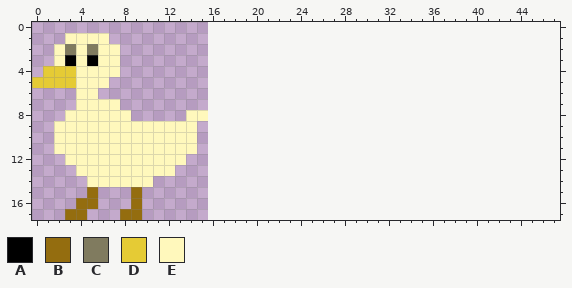
Pixel-art sprite -- client/duck.png. The picture above is the old version.
The file is 16x18 pixels. The old version is drawn lined up with the new one, on the new canvas.
Palette (. is transparent): A #000000  B #946d0f  C #807b5f  D #e5cb35  E #fff8bc
Pixels before, first column x 0:
 1 ...EEEE.........
 2 ..ECECEE........
 3 ..EAEAEE........
 4 .DDDEEEE........
 5 DDDDEEE.........
 6 ....EE..........
 7 ....EEEE........
 8 ...EEEEEE.....EE
 9 ..EEEEEEEEEEEEE.
10 ..EEEEEEEEEEEEE.
11 ..EEEEEEEEEEEEE.
12 ...EEEEEEEEEEE..
13 ....EEEEEEEEE...
14 .....EEEEEE.....
15 .....B...B......
16 ....BB...B......
17 ...BB...BB......
The result:
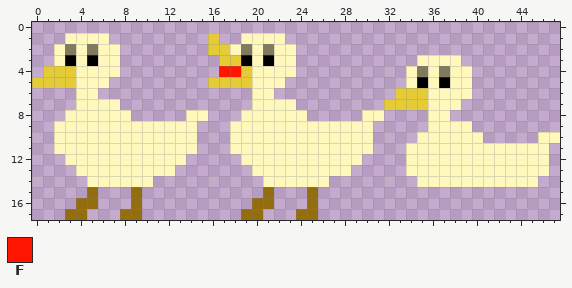
Colours new in this view: F #ff1500
Message: ducks use a spritesheet
The exact change:
canvas 16x18 -> 48x18
The author put colour A in row 3 at x 19 and 21; in row 5 at x 35 and 37.
The author put colour B in row 15 at x 21 and 25; in row 16 at x 20 to 21 and 25; in row 17 at x 19 to 20 and 24 to 25.
The author put colour C in row 2 at x 19 and 21; in row 4 at x 35 and 37.
The author put colour D in row 1 at x 16; in row 2 at x 16 to 17; in row 3 at x 17 to 18; in row 4 at x 19; in row 5 at x 16 to 19; in row 6 at x 33 to 35.
The author put colour D in row 7 at x 32 to 35.
The author put colour E in row 1 at x 19 to 22; in row 2 at x 18, 20 and 22 to 23; in row 3 at x 20, 22 to 23 and 35 to 38; in row 4 at x 20 to 23, 34, 36 and 38 to 39; in row 5 at x 20 to 22, 34, 36 and 38 to 39; in row 6 at x 20 to 21 and 36 to 39.
The author put colour E in row 7 at x 20 to 23 and 36 to 38; in row 8 at x 19 to 24, 30 to 31 and 36 to 37; in row 9 at x 18 to 30 and 36 to 39; in row 10 at x 18 to 30, 35 to 40 and 46 to 47; in row 11 at x 18 to 30 and 34 to 46; in row 12 at x 19 to 29 and 34 to 46.
The author put colour E in row 13 at x 20 to 28 and 34 to 46; in row 14 at x 21 to 26 and 35 to 45.
The author put colour F in row 4 at x 17 to 18.
Changed places in both pictures, as pixel boxes (x1, y1, x2, y2):
added: (208, 33, 560, 220)
